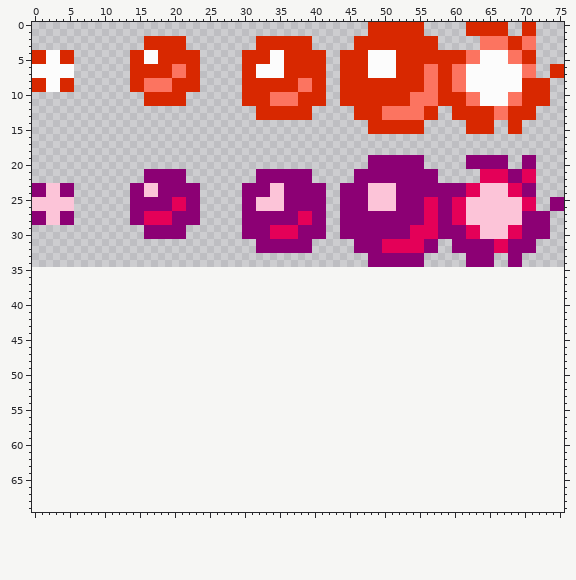
Two states of a sprite sheet, TP-Fase1-Test/spirites/Bullet.png. The picture above is the old version.
The file is 76x35 pixels. The old version is drawn lined up with the new one, on the new canvas.
After the commit:
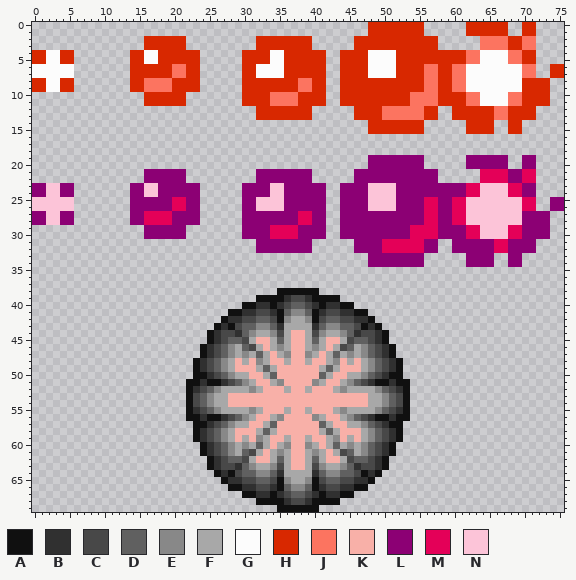
Palette (. is transparent): A #101010  B #303030  C #484848  D #606060  E #888888  F #a8a8a8  G #fcfcfc  H #d82800  J #fc7460  K #f8b0a8  L #8c0074  M #e40058  N #fcc4d8
The edit:
canvas 76x35 -> 76x70
@@ x 20..55 @@
 37 ....................................
-38 ....................................
-39 ....................................
-40 ....................................
-41 ....................................
-42 ....................................
-43 ....................................
-44 ....................................
-45 ....................................
-46 ....................................
-47 ....................................
-48 ....................................
-49 ....................................
-50 ....................................
-51 ....................................
-52 ....................................
-53 ....................................
-54 ....................................
-55 ....................................
-56 ....................................
-57 ....................................
-58 ....................................
-59 ....................................
-60 ....................................
-61 ....................................
-62 ....................................
-63 ....................................
-64 ....................................
-65 ....................................
-66 ....................................
-67 ....................................
-68 ....................................
-69 ....................................
+38 ...............AAAAAA...............
+39 ............AAAABCCBAAAA............
+40 ..........AABBABCDDCBABBAA..........
+41 ........AABBCCBADEEDABCCBBAA........
+42 .......ABBCCDDCAEFFEACDDCCBBA.......
+43 ......ABACDDEEDBFFFFBDEEDDCABA......
+44 .....ABCCBDEFFECFKKFCEFFEDBCCBA.....
+45 .....ABCDDCFKKFDFKKFDFKKFCDDCBA.....
+46 ....ABCDEFDCFKFEFKKFEFKFCDFEDCBA....
+47 ....ABCDEFEFDFKFEKKEFKFDFEFEDCBA....
+48 ...ABCDEFKFKEFKKFKKFKKFEKFKFEDCBA...
+49 ...ABCDEFKKKFDFKKKKKKFDFKKKFEDCBA...
+50 ...AABCDEFFKKFDKKKKKKDFKKFFEDCBAA...
+51 ..AABAABCDEFKKFEKKKKEFKKFEDCBAABAA..
+52 ..ABCDEFFFFEFKKKFKKFKKKFEFFFFEDCBA..
+53 ..ACDEFFKKKKKKKKKKKKKKKKKKKKFFEDCA..
+54 ..ACDEFFKKKKKKKKKKKKKKKKKKKKFFEDCA..
+55 ..ABCDEFFFFEFKKKFKKFKKKFEFFFFEDCBA..
+56 ..AABAABCDEFKKFEKKKKEFKKFEDCBAABAA..
+57 ...AABCDEFFKKFDKKKKKKDFKKFFEDCBAA...
+58 ...ABCDEFKKKFDFKKKKKKFDFKKKFEDCBA...
+59 ...ABCDEFKFKEFKKFKKFKKFEKFKFEDCBA...
+60 ....ABCDEFEFDFKFEKKEFKFDFEFEDCBA....
+61 ....ABCDEFDCFKFEFKKFEFKFCDFEDCBA....
+62 .....ABCDDCFKKFDFKKFDFKKFCDDCBA.....
+63 .....ABCCBDEFFECFKKFCEFFEDBCCBA.....
+64 ......ABACDDEEDBFFFFBDEEDDCABA......
+65 .......ABBCCDDCAEFFEACDDCCBBA.......
+66 ........AABBCCBADEEDABCCBBAA........
+67 ..........AABBABCDDCBABBAA..........
+68 ............AAAABCCBAAAA............
+69 ...............AAAAAA...............
Boxes around the changes in both pictures, in picture pixels (x1, y1, x2, y2):
added: (186, 288, 410, 512)
